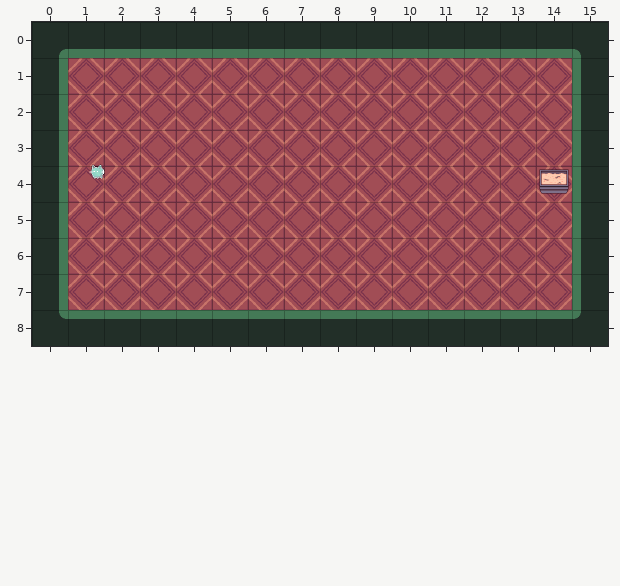
Tiled map (JSON), stored at assets/tiled/d2_7.json. Above: the version before the commit.
Cells are 64x64 px. Shown: x 0..15, y 0..8.
And afterwards:
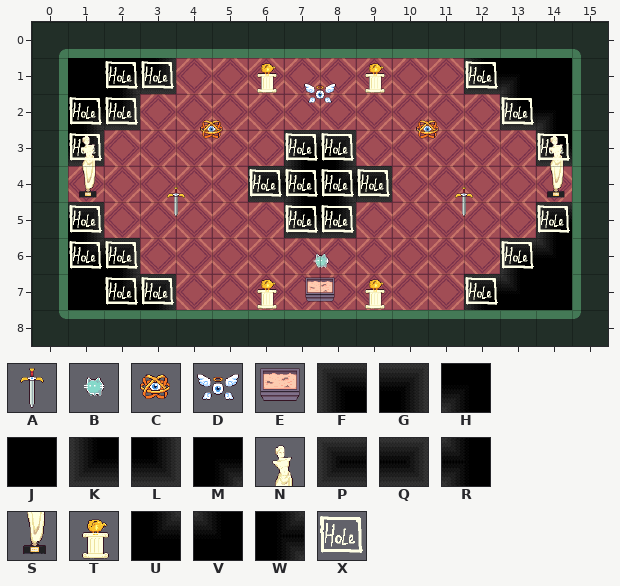
Key: from "room_tileset": A 2, B 26, C 27, D 28, E 30, F 90, G 91, H 92, J 113, K 115, L 116, M 117, N 122, P 140, Q 141, R 145, S 147, T 148, U 162, V 164, W 170, X 227.
_ is an empty cell.
Objects are placed by their top-left corner, in cells (3,4 is the top-left corner of cell 3,4); size is 1x1 cell unless given.
The edit:
Layer "onn":
The author put tile F in row 3 at x 7; in row 5 at x 14; in row 6 at x 13; in row 7 at x 12.
The author put tile G in row 3 at x 8; in row 5 at x 1; in row 6 at x 2; in row 7 at x 3.
The author put tile H in row 1 at x 13; in row 2 at x 14.
The author put tile J in row 1 at x 1 and 14; in row 7 at x 1 and 14.
The author put tile K in row 1 at x 12; in row 2 at x 13; in row 3 at x 14; in row 5 at x 7.
The author put tile L in row 1 at x 3; in row 2 at x 2; in row 3 at x 1; in row 5 at x 8.
The author put tile M in row 1 at x 2; in row 2 at x 1.
The author put tile P in row 4 at x 6.
The author put tile Q in row 4 at x 9.
The author put tile R in row 4 at x 7.
The author put tile U in row 6 at x 1; in row 7 at x 2.
The author put tile V in row 6 at x 14; in row 7 at x 13.
The author put tile W in row 4 at x 8.
Layer "onc":
The author put tile N in row 3 at x 1 and 14.
The author put tile S in row 4 at x 1 and 14.
The author put tile T in row 1 at x 6 and 9; in row 7 at x 6 and 9.
Layer "holes":
A new object: X at 3,1.
A new object: X at 2,1.
A new object: X at 12,1.
A new object: X at 2,2.
A new object: X at 1,2.
A new object: X at 13,2.
A new object: X at 7,3.
A new object: X at 8,3.
A new object: X at 1,3.
A new object: X at 14,3.
A new object: X at 6,4.
A new object: X at 7,4.
A new object: X at 8,4.
A new object: X at 9,4.
A new object: X at 8,5.
A new object: X at 7,5.
A new object: X at 1,5.
A new object: X at 14,5.
A new object: X at 1,6.
A new object: X at 2,6.
A new object: X at 13,6.
A new object: X at 2,7.
A new object: X at 3,7.
A new object: X at 12,7.
Layer "portals":
A new object: E "d2_4" at 7.5,7.
Object E "d2_8" at 14,4 is removed.
Layer "enemies":
A new object: D "eA_0" at 7.5,1.5.
A new object: C "eO_0" at 4.5,2.5.
A new object: C "eO_0" at 10.5,2.5.
A new object: A "eS_0" at 3.5,4.5.
A new object: A "eS_0" at 11.5,4.5.
Layer "player":
Object B "Player" at 1.3,3.7 becomes B "Player" at 7.5,6.2.
